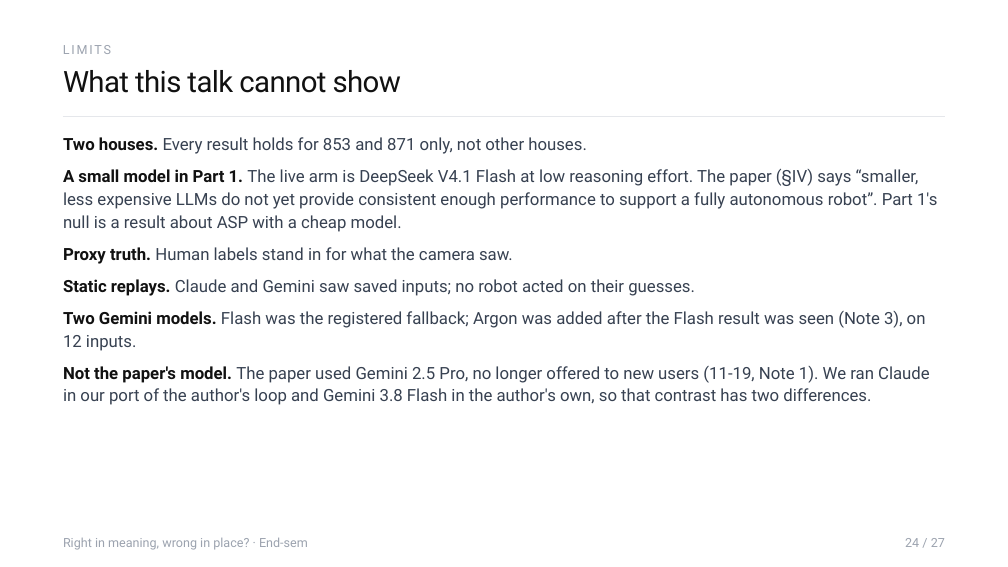
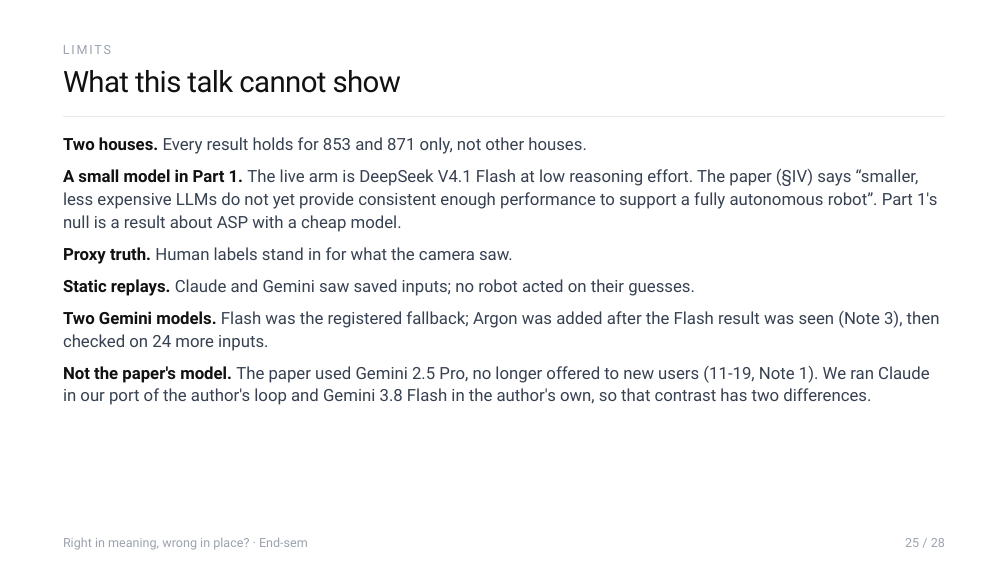
Before and after one commit to Sher110106/validity-aware-active-semantic-exploration, a slide deck: slide 25 of docs/endsem_2026-11/ASP_Endsem.pptx (slide 24 before the commit). Drawn at 1008x567 pixels with LibreOffice and Linux fonts; fonts in the diff are those of the drawing. Boxes give left, top, right and bottom in pixels: in the first picture for what was removed or moved away, otherwise in the second. Text is boxed around its words. In the diff, an @@ line names an element or a change of style, - is before the commit and + after.

```diff
--- a/docs/endsem_2026-11/ASP_Endsem.pptx
+++ b/docs/endsem_2026-11/ASP_Endsem.pptx
@@ text at (x1=63, y1=311, x2=940, y2=351): text changed @@
-Two Gemini models. Flash was the registered fallback; Argon was added after the Flash result was seen (Note 3), on 12 inputs.
+Two Gemini models. Flash was the registered fallback; Argon was added after the Flash result was seen (Note 3), then checked on 24 more inputs.
@@ text at (x1=905, y1=538, x2=945, y2=547): text changed @@
-24 / 27
+25 / 28
```
Also in this commit, not shown: 27 other slides changed, 1 slide added, 8 other files.
